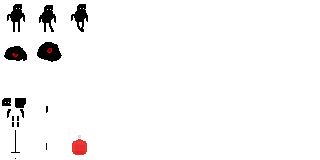
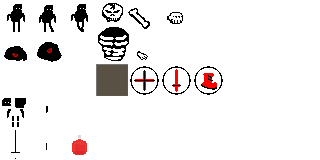
Comparing the layer stacks of the two w=320, h=160 images. Changes:
painted on "Background" over [96, 3, 223, 96]
